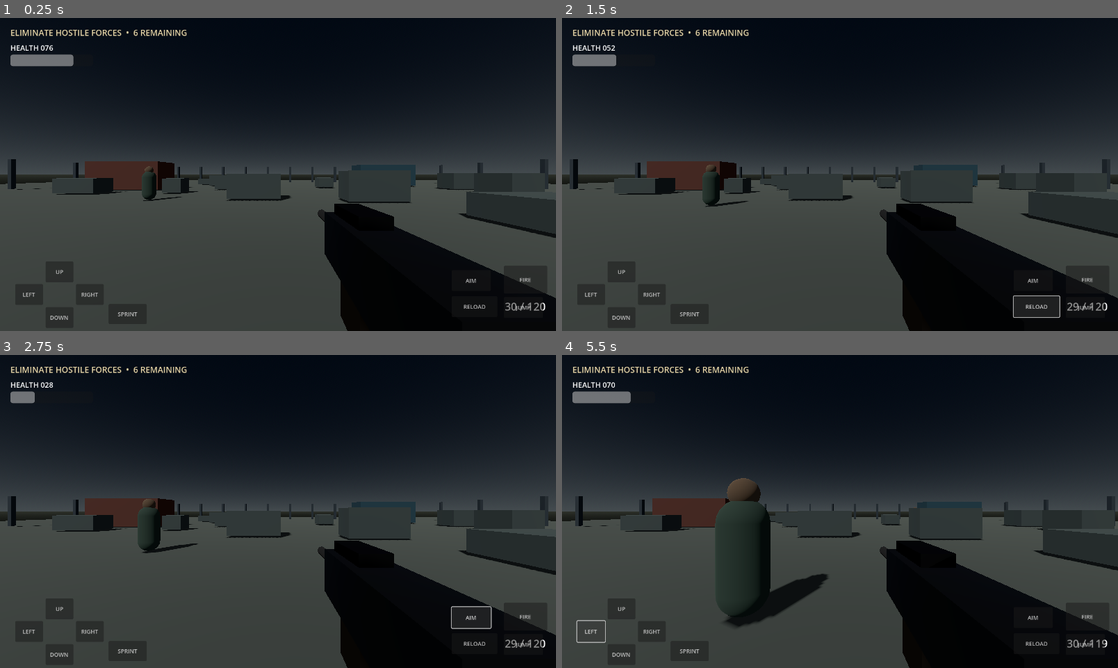
Above: before the commit, frames 1-4 (two rows, left to right).
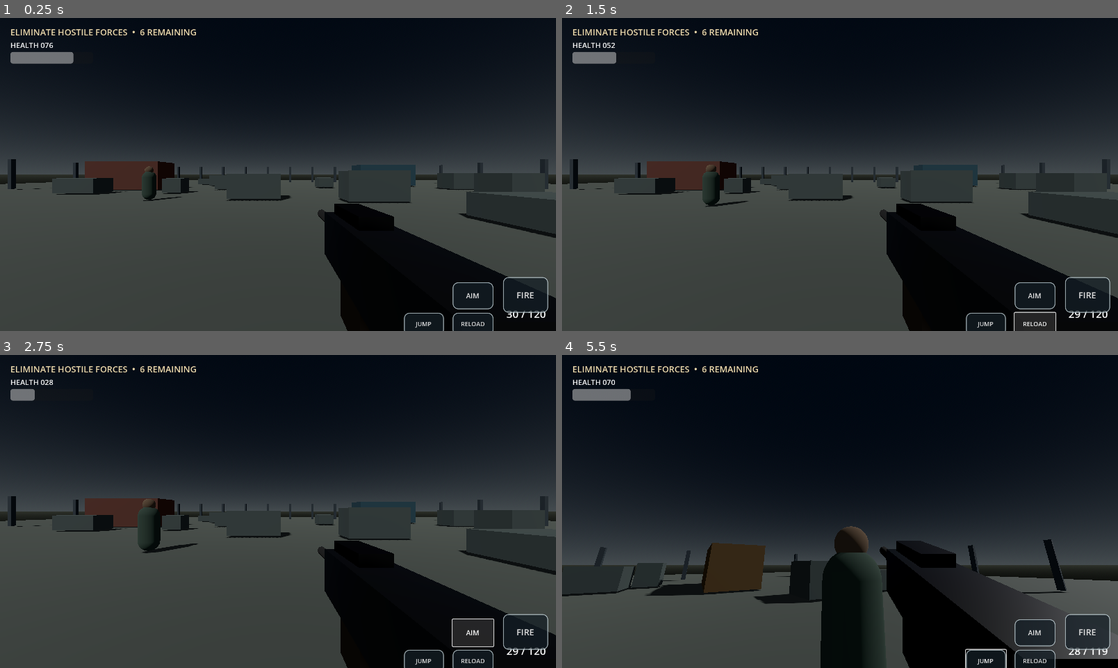
Above: after the commit, the same moments.

Repository: muhammad-ali-khaskheli/OPERATION-BLACK-VEIL
Game: Godot game, scene res://scenes/main.tscn
The game is run twice, just before and just after one commit, with the same random seed, the same clock (stepped at 60 frames per second) and the same inputs.
Inputs (mouse positions are in pixels of both pictures, inside the frame that each line leads up to):
- Up to frame 1 (0.25 s): no input
- Up to frame 2 (1.5 s): click "FIRE" at 0.5 s; click "RELOAD" at 1.25 s
- Up to frame 3 (2.75 s): click "AIM" at 2 s
- Up to frame 4 (5.5 s): click (623, 608) at 2.75 s, where only the run before the commit has a clickable "UP"; click "JUMP" at 3.5 s; click (623, 655) at 4.25 s, where only the run before the commit has a clickable "DOWN"; click (589, 630) at 5 s, where only the run before the commit has a clickable "LEFT"

The runs differ from the first frame. In frame 1, 2.0% of the frame differs, in the area x 1-99%, y 3-100%; in frame 2, 2.2%; in frame 3, 2.2%; in frame 4, 30%, in the area x 0-100%, y 3-100%.

Commit message:
Rebuild mobile FPS HUD with virtual joystick and separate look zone

Diff:
--- a/scripts/hud.gd
+++ b/scripts/hud.gd
@@ -1,71 +1,130 @@
 extends CanvasLayer
+
 var player
 var health_label: Label
 var ammo_label: Label
 var objective_label: Label
 var health_bar: ProgressBar
+var root: Control
+var joystick_base: Panel
+var joystick_knob: Panel
+var joystick_center := Vector2.ZERO
+var joystick_touch := -1
+var look_touch := -1
 var move_state := Vector2.ZERO
+var screen_size := Vector2.ZERO
 
 func _ready() -> void:
-	var root := Control.new()
+	root = Control.new()
 	root.set_anchors_and_offsets_preset(Control.PRESET_FULL_RECT)
-	root.mouse_filter = Control.MOUSE_FILTER_PASS
+	root.mouse_filter = Control.MOUSE_FILTER_IGNORE
 	add_child(root)
+	screen_size = get_viewport().get_visible_rect().size
+	_build_hud()
+	get_viewport().size_changed.connect(_on_resize)
+
+func set_player(value) -> void:
+	player = value
+
+func _on_resize() -> void:
+	screen_size = get_viewport().get_visible_rect().size
+	_reposition_joystick()
+
+func _build_hud() -> void:
 	objective_label = Label.new()
-	objective_label.position = Vector2(24,20)
-	objective_label.add_theme_font_size_override("font_size",19)
-	objective_label.add_theme_color_override("font_color",Color(0.9,0.83,0.65))
+	objective_label.position = Vector2(24, 18)
+	objective_label.add_theme_font_size_override("font_size", 20)
+	objective_label.add_theme_color_override("font_color", Color(0.94, 0.86, 0.68))
 	root.add_child(objective_label)
+
 	health_label = Label.new()
-	health_label.position = Vector2(24,56)
+	health_label.position = Vector2(24, 50)
 	health_label.text = "HEALTH 100"
-	health_label.add_theme_font_size_override("font_size",17)
+	health_label.add_theme_font_size_override("font_size", 17)
 	root.add_child(health_label)
+
 	health_bar = ProgressBar.new()
-	health_bar.position = Vector2(24,84)
-	health_bar.size = Vector2(190,12)
+	health_bar.position = Vector2(24, 78)
+	health_bar.size = Vector2(190, 12)
 	health_bar.max_value = 100
 	health_bar.value = 100
 	health_bar.show_percentage = false
 	root.add_child(health_bar)
+
 	ammo_label = Label.new()
 	ammo_label.anchor_left = 1
+	ammo_label.anchor_right = 1
 	ammo_label.anchor_top = 1
-	ammo_label.anchor_right = 1
 	ammo_label.anchor_bottom = 1
-	ammo_label.offset_left = -220
-	ammo_label.offset_top = -74
+	ammo_label.offset_left = -210
+	ammo_label.offset_top = -56
 	ammo_label.offset_right = -24
-	ammo_label.offset_bottom = -34
+	ammo_label.offset_bottom = -20
 	ammo_label.horizontal_alignment = HORIZONTAL_ALIGNMENT_RIGHT
-	ammo_label.add_theme_font_size_override("font_size",25)
+	ammo_label.add_theme_font_size_override("font_size", 24)
 	root.add_child(ammo_label)
-	_add_button(root,"FIRE",Vector2(-120,-150),Vector2(100,64),"fire")
-	_add_button(root,"RELOAD",Vector2(-240,-80),Vector2(105,48),"reload")
-	_add_button(root,"AIM",Vector2(-240,-140),Vector2(90,48),"aim")
-	_add_button(root,"UP",Vector2(105,-160),Vector2(64,48),"forward")
-	_add_button(root,"DOWN",Vector2(105,-55),Vector2(64,48),"back")
-	_add_button(root,"LEFT",Vector2(35,-108),Vector2(64,48),"left")
-	_add_button(root,"RIGHT",Vector2(175,-108),Vector2(64,48),"right")
-	_add_button(root,"SPRINT",Vector2(250,-62),Vector2(88,46),"sprint")
-	_add_button(root,"JUMP",Vector2(-120,-78),Vector2(90,48),"jump")
 	ammo_label.text = "30 / 120"
 
-func set_player(value) -> void: player = value
-func _add_button(parent: Control, caption: String, offset: Vector2, size: Vector2, action: String) -> void:
+	_create_joystick()
+	_add_button("FIRE", Vector2(-122, -124), Vector2(104, 82), "fire", 20)
+	_add_button("AIM", Vector2(-238, -112), Vector2(94, 62), "aim", 16)
+	_add_button("RELOAD", Vector2(-238, -42), Vector2(94, 52), "reload", 14)
+	_add_button("JUMP", Vector2(-350, -42), Vector2(92, 52), "jump", 14)
+	_add_button("SPRINT", Vector2(202, -64), Vector2(94, 54), "sprint", 14)
+
+func _create_joystick() -> void:
+	joystick_base = Panel.new()
+	joystick_base.size = Vector2(154, 154)
+	joystick_base.anchor_left = 0
+	joystick_base.anchor_right = 0
+	joystick_base.anchor_top = 1
+	joystick_base.anchor_bottom = 1
+	var base_style := StyleBoxFlat.new()
+	base_style.bg_color = Color(0.08, 0.10, 0.12, 0.48)
+	base_style.border_color = Color(0.8, 0.84, 0.86, 0.55)
+	base_style.set_border_width_all(2)
+	base_style.set_corner_radius_all(77)
+	joystick_base.add_theme_stylebox_override("panel", base_style)
+	root.add_child(joystick_base)
+
+	joystick_knob = Panel.new()
+	joystick_knob.size = Vector2(66, 66)
+	var knob_style := StyleBoxFlat.new()
+	knob_style.bg_color = Color(0.72, 0.78, 0.8, 0.62)
+	knob_style.border_color = Color(1, 1, 1, 0.72)
+	knob_style.set_border_width_all(2)
+	knob_style.set_corner_radius_all(33)
+	joystick_knob.add_theme_stylebox_override("panel", knob_style)
+	root.add_child(joystick_knob)
+	_reposition_joystick()
+
+func _reposition_joystick() -> void:
+	if not is_instance_valid(joystick_base): return
+	joystick_base.position = Vector2(28, -178)
+	joystick_knob.position = joystick_base.position + Vector2(44, 44)
+
+func _add_button(caption: String, offset: Vector2, size: Vector2, action: String, font_size: int) -> void:
 	var button := Button.new()
 	button.text = caption
 	button.size = size
-	button.anchor_left = 1 if offset.x < 0 else 0
-	button.anchor_right = button.anchor_left
+	button.anchor_left = 1
+	button.anchor_right = 1
 	button.anchor_top = 1
 	button.anchor_bottom = 1
 	button.position = offset
-	button.add_theme_font_size_override("font_size",13)
-	button.modulate = Color(1,1,1,0.82)
-	parent.add_child(button)
-	button.button_down.connect(func(): _button_action(action,true))
-	button.button_up.connect(func(): _button_action(action,false))
+	button.add_theme_font_size_override("font_size", font_size)
+	var style := StyleBoxFlat.new()
+	style.bg_color = Color(0.08, 0.12, 0.15, 0.72)
+	style.border_color = Color(0.72, 0.78, 0.8, 0.8)
+	style.set_border_width_all(2)
+	style.set_corner_radius_all(12)
+	button.add_theme_stylebox_override("normal", style)
+	var pressed_style := style.duplicate()
+	pressed_style.bg_color = Color(0.28, 0.36, 0.39, 0.92)
+	button.add_theme_stylebox_override("pressed", pressed_style)
+	root.add_child(button)
+	button.button_down.connect(func(): _button_action(action, true))
+	button.button_up.connect(func(): _button_action(action, false))
 
 func _button_action(action: String, pressed: bool) -> void:
 	if not is_instance_valid(player): return
@@ -76,22 +135,48 @@
 		"reload":
 			if pressed: player.reload()
 		"jump":
-			if pressed: player.velocity.y = 4.5
-		"forward": move_state.y = -1 if pressed else 0
-		"back": move_state.y = 1 if pressed else 0
-		"left": move_state.x = -1 if pressed else 0
-		"right": move_state.x = 1 if pressed else 0
-	player.set_move(move_state)
+			if pressed and player.is_on_floor(): player.velocity.y = 4.5
 
 func _input(event: InputEvent) -> void:
-	if event is InputEventScreenDrag and event.position.x > get_viewport().get_visible_rect().size.x*0.42:
-		if is_instance_valid(player): player.apply_look(event.relative*1.5)
+	if not is_instance_valid(player): return
+	if event is InputEventScreenTouch:
+		if event.pressed:
+			if event.position.x < screen_size.x * 0.43 and event.position.y > screen_size.y * 0.48 and joystick_touch == -1:
+				joystick_touch = event.index
+				joystick_center = joystick_base.global_position + joystick_base.size * 0.5
+				_update_joystick(event.position)
+			elif event.position.x >= screen_size.x * 0.43 and event.position.y < screen_size.y * 0.76 and look_touch == -1:
+				look_touch = event.index
+		else:
+			if event.index == joystick_touch:
+				joystick_touch = -1
+				move_state = Vector2.ZERO
+				player.set_move(move_state)
+				joystick_knob.position = joystick_base.position + Vector2(44, 44)
+			if event.index == look_touch: look_touch = -1
+	elif event is InputEventScreenDrag:
+		if event.index == joystick_touch:
+			_update_joystick(event.position)
+		elif event.index == look_touch:
+			player.apply_look(event.relative * 0.42)
+	elif event is InputEventMouseMotion and Input.mouse_mode != Input.MOUSE_MODE_CAPTURED:
+		if Input.is_mouse_button_pressed(MOUSE_BUTTON_LEFT):
+			player.apply_look(event.relative * 0.002)
+
+func _update_joystick(pos: Vector2) -> void:
+	var delta := pos - joystick_center
+	if delta.length() > 58: delta = delta.normalized() * 58
+	joystick_knob.position = joystick_base.position + joystick_base.size * 0.5 + delta - joystick_knob.size * 0.5
+	move_state = Vector2(delta.x / 58.0, delta.y / 58.0)
+	player.set_move(move_state)
 
 func set_health(value: float) -> void:
 	if is_instance_valid(health_label):
 		health_label.text = "HEALTH %03d" % int(value)
 		health_bar.value = value
-func set_ammo(current: int,reserve: int) -> void:
-	if is_instance_valid(ammo_label): ammo_label.text = "%02d / %03d" % [current,reserve]
+
+func set_ammo(current: int, reserve: int) -> void:
+	if is_instance_valid(ammo_label): ammo_label.text = "%02d / %03d" % [current, reserve]
+
 func set_objective(value: String) -> void:
 	if is_instance_valid(objective_label): objective_label.text = value
